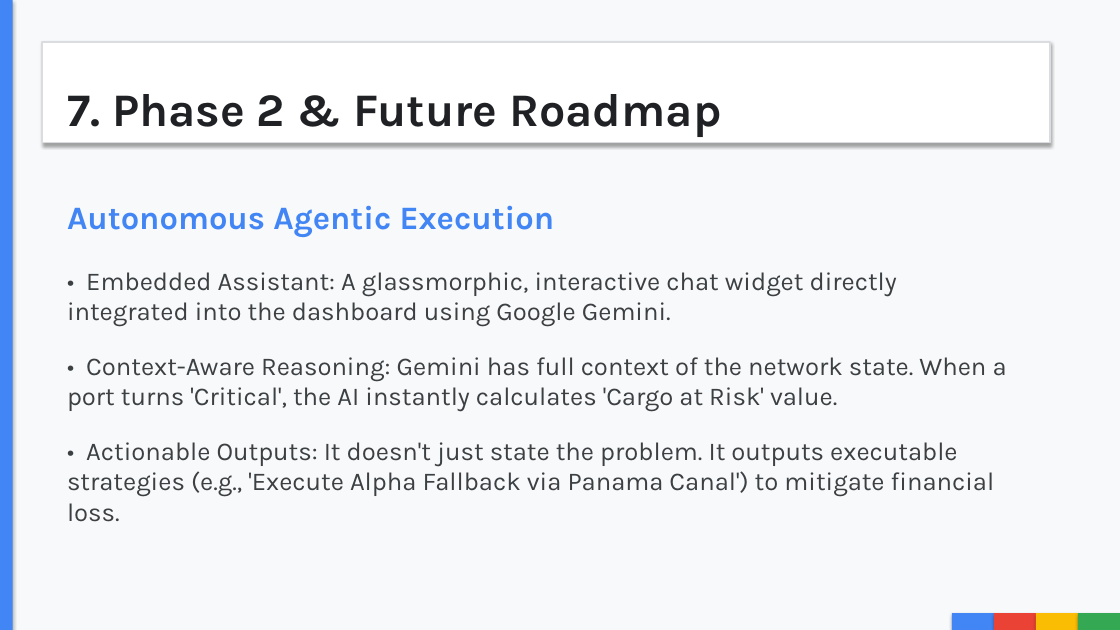
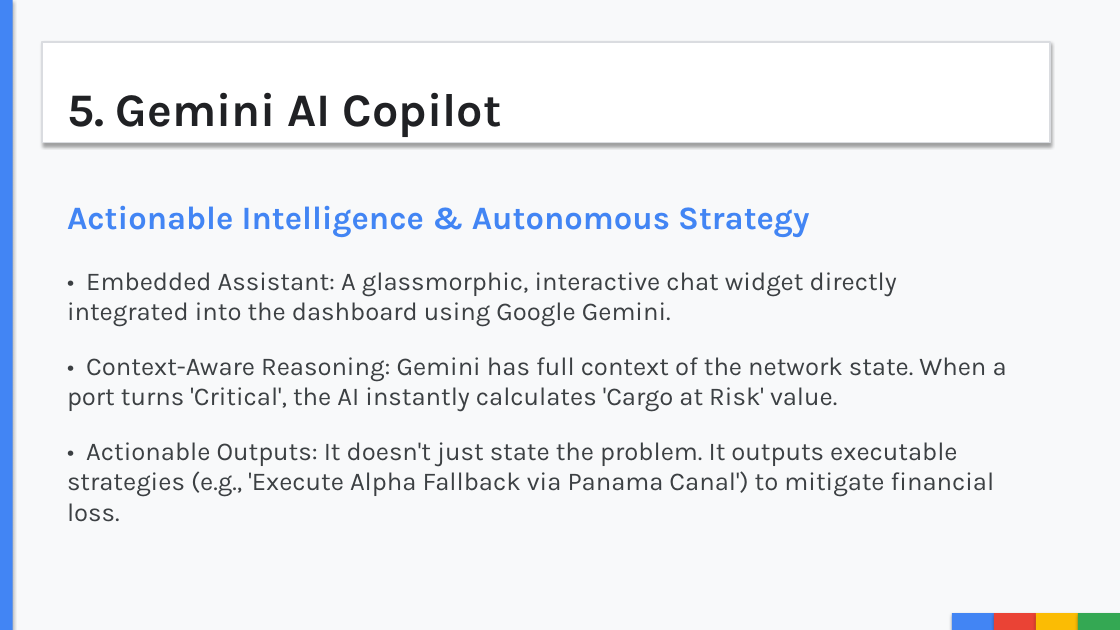
Before and after one commit to ronak2410/Chain-Guardian, a slide deck: slide 6 of CHAINGUARDIAN_MASTER_PITCH.pptx (slide 7 before the commit). Drawn at 1120x630 pixels with LibreOffice and Linux fonts; fonts in the diff are those of the drawing. Boxes give left, top, right and bottom in pixels: in the first picture for what was removed or moved away, otherwise in the second. Text is boxed around its words. In the diff, an @@ line names an element or a change of style, - is before the commit and + after.

```diff
--- a/CHAINGUARDIAN_MASTER_PITCH.pptx
+++ b/CHAINGUARDIAN_MASTER_PITCH.pptx
@@ text at [67,92,502,137]: text changed @@
-7. Phase 2 & Future Roadmap
+5. Gemini AI Copilot
@@ text at [67,206,809,237]: text changed @@
-Autonomous Agentic Execution
+Actionable Intelligence & Autonomous Strategy
```
Also in this commit, not shown: 2 other slides changed, 1 slide removed, 1 other file.
